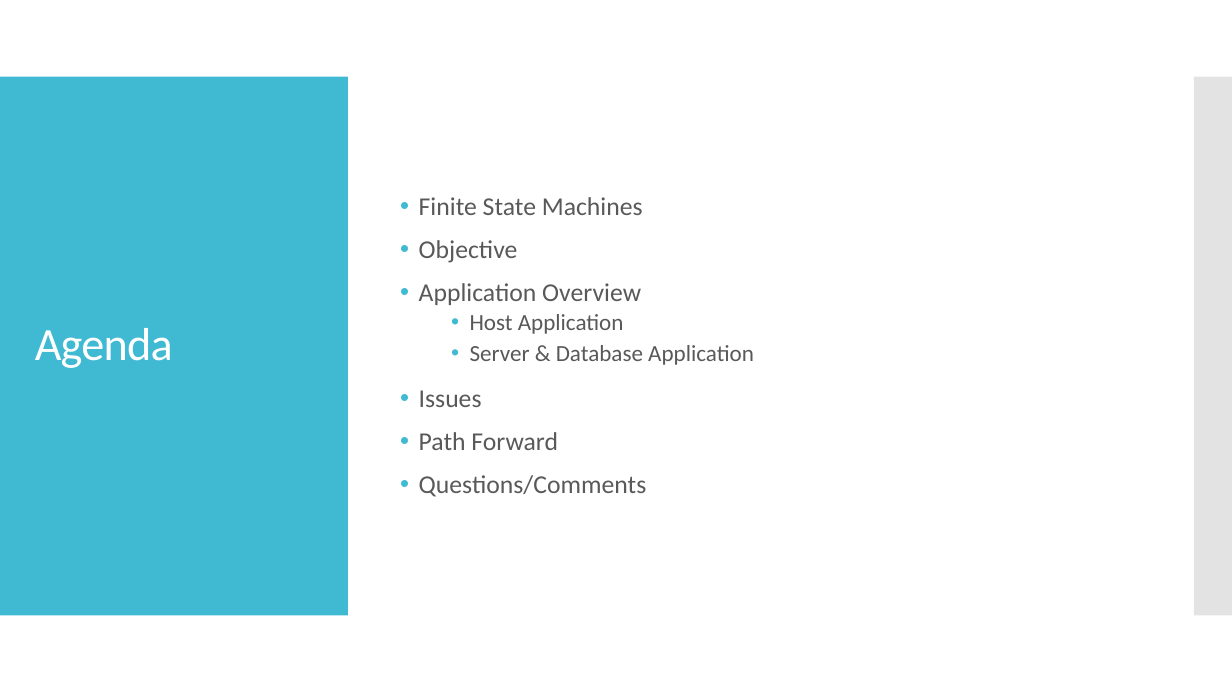
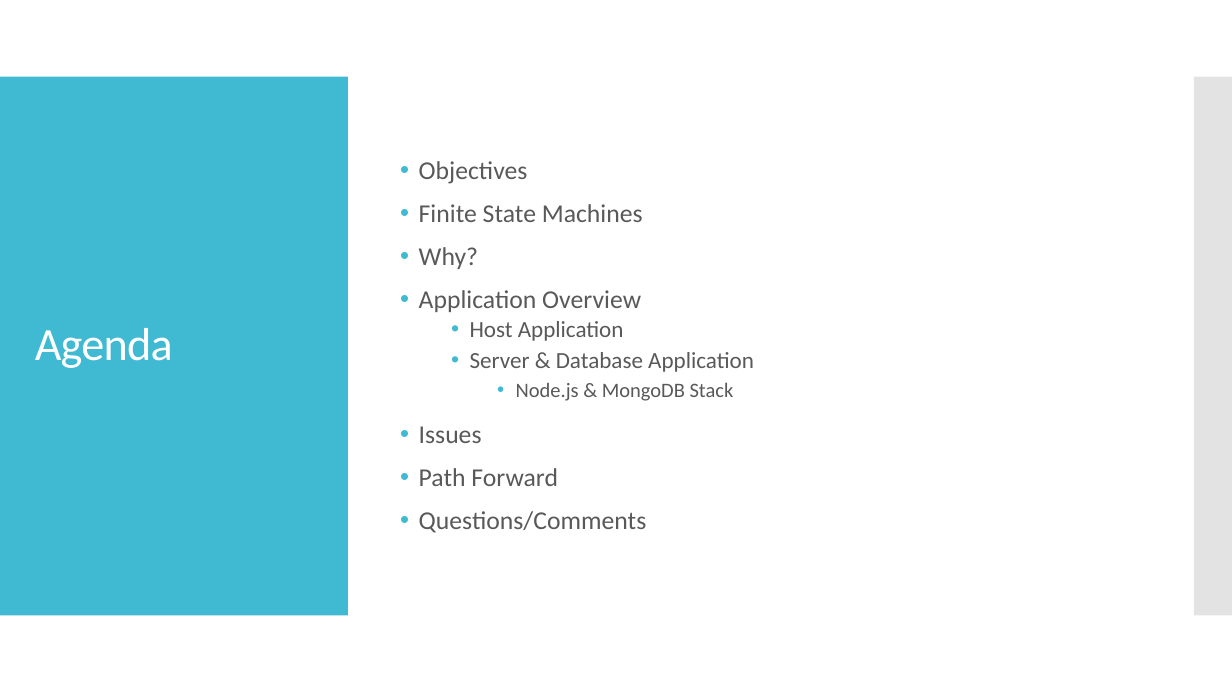
Before and after one commit to dhardin/Finite-State-Machine-Online, a slide deck: slide 2 of Presentation.pptx. Drawn at 1232x693 pixels with LibreOffice and Linux fonts; fonts in the diff are those of the drawing. Boxes give left, top, right and bottom in pixels: in the first picture for what was removed or moved away, otherwise in the second. Text is boxed around its words. In the diff, an @@ line names an element or a change of style, - is before the commit and + after.

```diff
--- a/Presentation.pptx
+++ b/Presentation.pptx
@@ text at bbox=[419, 161, 528, 184]: paragraph added @@
+• Objectives
@@ text at bbox=[419, 247, 478, 269]: text changed @@
-• Objective
+• Why?
@@ text at bbox=[516, 382, 734, 401]: paragraph added @@
+    • Node.js & MongoDB Stack
```
Also in this commit, not shown: 2 other slides changed, 12 slides added, 1 slide removed, 4 other files.
